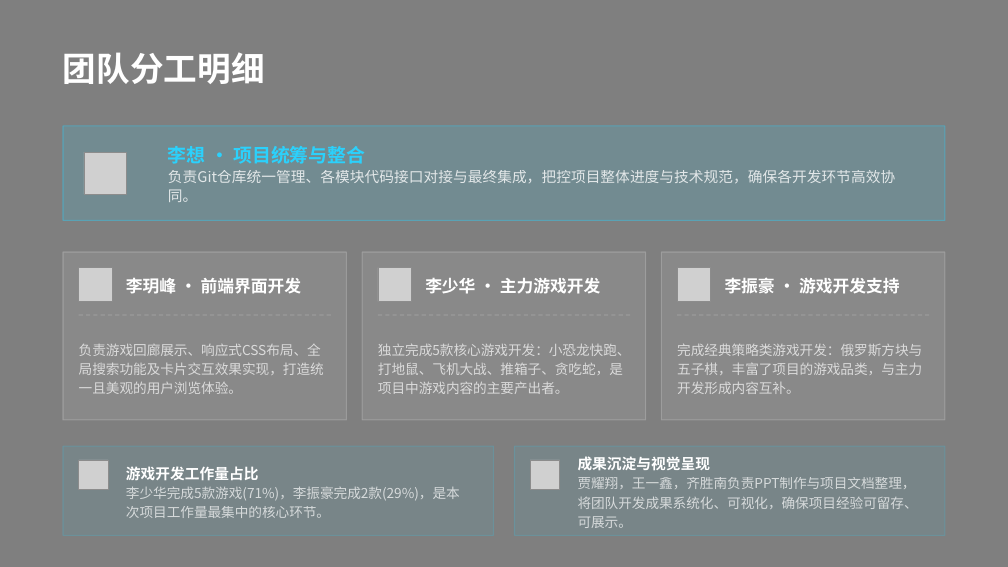
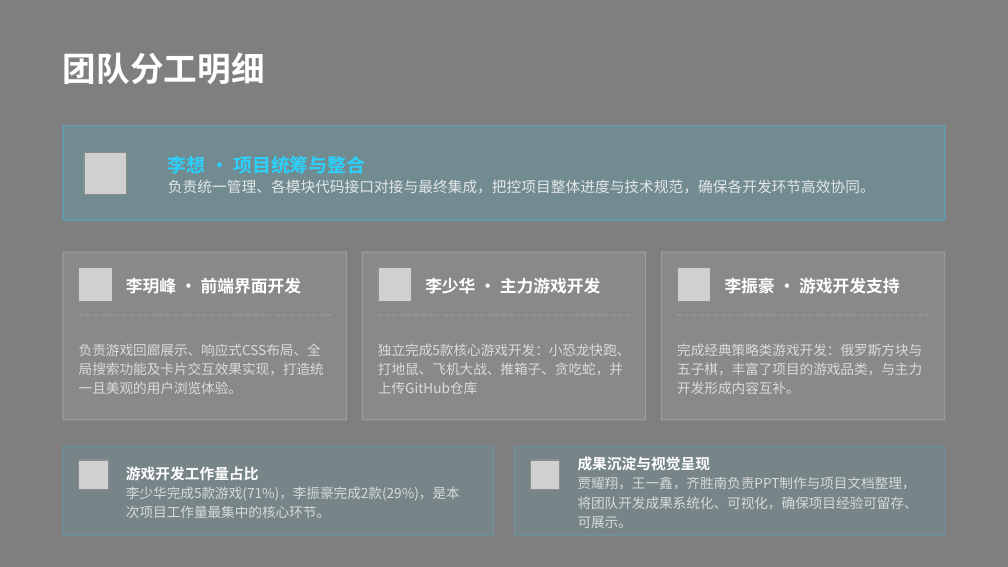
Before and after one commit to lish563/7k7k, a slide deck: slide 5 of documents/经典游戏回廊 2· 项目汇报.pptx. Drawn at 1008x567 pixels with LibreOffice and Linux fonts; fonts in the diff are those of the drawing; grey boxes stand for pictures; background and template pictures are left out. Boxes give left, top, right and bottom in pixels: in the first picture for what was removed or moved away, otherwise in the second. Text is boxed around its words. In the diff, an @@ line names an element or a change of style, - is before the commit and + after.

Commit message:
全面更新：删除7组.html，新增主界面.html，更新所有游戏文件，更新README和PPT

```diff
--- a/documents/经典游戏回廊 2· 项目汇报.pptx
+++ b/documents/经典游戏回廊 2· 项目汇报.pptx
@@ text at box(168, 180, 875, 193): text changed @@
-负责Git仓库统一管理、各模块代码接口对接与最终集成，把控项目整体进度与技术规范，确保各开发环节高效协同。
+负责统一管理、各模块代码接口对接与最终集成，把控项目整体进度与技术规范，确保各开发环节高效协同。
@@ text at box(378, 344, 631, 394): text changed @@
-独立完成5款核心游戏开发：小恐龙快跑、打地鼠、飞机大战、推箱子、贪吃蛇，是项目中游戏内容的主要产出者。
+独立完成5款核心游戏开发：小恐龙快跑、打地鼠、飞机大战、推箱子、贪吃蛇，并上传GitHub仓库
```
Also in this commit, not shown: 2 other slides changed, 1 slide removed, 9 other files.
